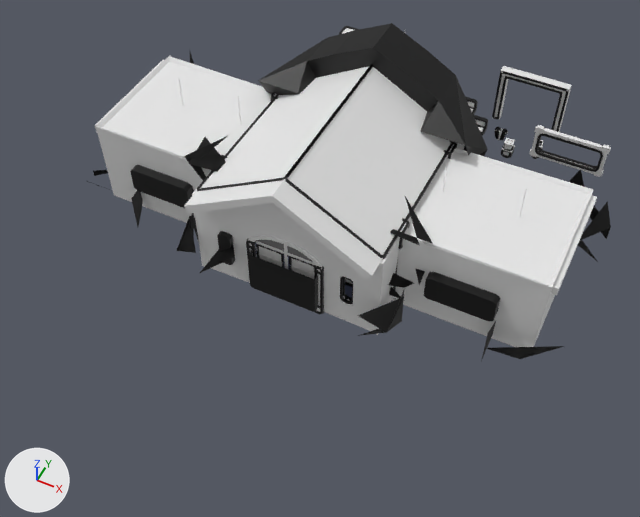
The Blender file blendFiles/misc.blend as it was, and as the next commit left it.
One viewpoint serves both versions: a 50 mm lens placed at (58.7, -126.0, 142.4), pointed at (2.4, -13.4, 1.6). Arrows for +X, +Y and +Z are at lower left; the lights stay in place.

The older version as bpy lines, for what is in view:
```python
me_cube_023 = bpy.data.meshes.new('Cube.023')
me_cube_023.from_pydata(...)  # 138 vertices, 124 faces; spans x -8.3..0.0, y -0.7..1.3, z -1.6..16.2
# faces by material slot: [96, 6, 22]
me_cube_023.materials.append(mat_material)  # white #e7e7e7
me_cube_023.materials.append(mat_material2)  # grey #757575
me_cube_023.materials.append(mat_material3)  # blue #616988
me_cube_038 = bpy.data.meshes.new('Cube.038')
me_cube_038.from_pydata(...)  # 18 vertices, 13 faces; spans x 0.0..51.3, y -22.8..20.5, z 4.4..19.0
me_cube_038.materials.append(mat_outline)  # black #000000
me_cube_046 = bpy.data.meshes.new('Cube.046')
me_cube_046.from_pydata(...)  # 48 vertices, 3 faces, 42 loose edges; spans x 0.0..8.44, y -1.75..0.27, z -3.86..10.69
me_cube_046.materials.append(mat_outline)  # black #000000
ob_big_door_frame = bpy.data.objects.new('big door frame', me_cube_023)
ob_big_door_frame.location = (0.0, -23.6, 0.0)
_m = ob_big_door_frame.modifiers.new('Mirror', 'MIRROR')
_m.use_clip = True
ob_outline_031 = bpy.data.objects.new('outline.031', me_cube_038)
ob_outline_031.parent = ob_roof
ob_outline_031.matrix_parent_inverse = Matrix(((1.0, 0.0, 0.0, 0.0), (0.0, 1.0, 0.0, 0.0), (0.0, 0.0, 1.0, -12.42), (0.0, 0.0, 0.0, 1.0)))
ob_outline_031.location = (0.0, 0.0, 12.42)
_m = ob_outline_031.modifiers.new('Skin', 'SKIN')
_m = ob_outline_031.modifiers.new('Mirror', 'MIRROR')
_m.use_clip = True
ob_outline_036 = bpy.data.objects.new('outline.036', me_cube_046)
ob_outline_036.parent = ob_maindoorframe_001
ob_outline_036.matrix_parent_inverse = Matrix(((1.0, 0.0, 0.0, -27.28), (0.0, 1.0, 0.0, -52.46), (0.0, 0.0, 1.0, -2.857), (0.0, 0.0, 0.0, 1.0)))
ob_outline_036.location = (27.28, 52.46, 2.857)
_m = ob_outline_036.modifiers.new('Skin', 'SKIN')
_m = ob_outline_036.modifiers.new('Mirror', 'MIRROR')
_m.use_clip = True
# also in view: 'structure' at (0.0, -0.8, 14.5); 'window1.001' at (41.3, 33.9, 10.0); 'roof' at (0.0, -1.1, 24.1); 'outline.024' at (0.0, -0.6, 15.6); 'mainDoorFrame.001' at (27.3, 51.7, 6.3)
```
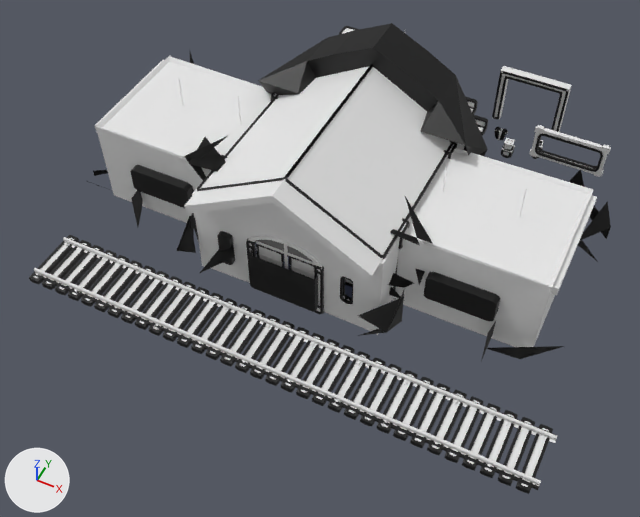
Boxes [x1, y1, x2, y2] around the edits, measured in the pictures (640 x 517 px):
'outline.046', added (black): after [29, 235, 553, 494]
'ties', added: after [33, 238, 549, 487]
'rails', added: after [34, 237, 558, 486]
'outline.047', added: after [33, 238, 558, 490]

What the commit changed:
Mesh me_cube_060 is new.
It has 56 vertices, 8 faces, 25 loose edges and spans x 0.05..10.05, y 3.9..6.01, z 0.2..1.61.
It uses material mat_outline (black #000000).
Mesh me_cube_058 is new.
It has 56 vertices, 50 faces and spans x 0.05..10.05, y 3.9..6.01, z 0.2..1.61.
Mesh me_cube_028 is new.
It has 20 vertices, 17 faces and spans x 0.01..2.01, y 0.0..6.75, z -0.33..0.33.
Mesh me_cube_059 is new.
It has 20 vertices, 13 faces and spans x 0.01..2.01, y 0.0..6.75, z -0.33..0.33.
It uses material mat_outline (black #000000).
Object 'outline.047' (ob_outline_047) is new; it shows me_cube_060.
Its parent is ob_rails.
Its matrix parent inverse is Matrix(((1.0, 0.0, 0.0, 50.09), (0.0, 1.0, 0.0, 37.76), (0.0, 0.0, 1.0, 0.0), (0.0, 0.0, 0.0, 1.0))).
Its location is (-50.09, -37.76, 0.0).
It gains a SKIN modifier named 'Skin'.
It gains a ARRAY modifier named 'Array'.
Modifier setting: count = 11.
Modifier setting: use_constant_offset = True.
Modifier setting: constant_offset_displace = (10.0, 0.0, 0.0).
Modifier setting: use_relative_offset = False.
Modifier setting: relative_offset_displace = (4.0, 0.0, 0.0).
Modifier setting: use_merge_vertices = True.
It gains a MIRROR modifier named 'Mirror'.
Modifier setting: use_axis = (False, True, False).
Modifier setting: use_clip = True.
Object 'rails' (ob_rails) is new; it shows me_cube_058.
Its parent is ob_ties.
Its matrix parent inverse is Matrix(((1.0, 0.0, 0.0, 50.09), (0.0, 1.0, 0.0, 37.76), (0.0, 0.0, 1.0, 0.0), (0.0, 0.0, 0.0, 1.0))).
Its location is (-50.09, -37.76, 0.0).
It gains a ARRAY modifier named 'Array'.
Modifier setting: count = 11.
Modifier setting: use_constant_offset = True.
Modifier setting: constant_offset_displace = (10.0, 0.0, 0.0).
Modifier setting: use_relative_offset = False.
Modifier setting: relative_offset_displace = (4.0, 0.0, 0.0).
Modifier setting: use_merge_vertices = True.
It gains a MIRROR modifier named 'Mirror'.
Modifier setting: use_axis = (False, True, False).
Modifier setting: use_clip = True.
Object 'ties' (ob_ties) is new; it shows me_cube_028.
Its location is (-50.1, -37.8, 0.0).
It gains a MIRROR modifier named 'Mirror'.
Modifier setting: use_axis = (False, True, False).
Modifier setting: use_clip = True.
It gains a ARRAY modifier named 'Array'.
Modifier setting: count = 33.
Modifier setting: use_constant_offset = True.
Modifier setting: constant_offset_displace = (3.333, 0.0, 0.0).
Modifier setting: use_relative_offset = False.
Modifier setting: relative_offset_displace = (4.0, 0.0, 0.0).
Object 'outline.046' (ob_outline_046) is new; it shows me_cube_059.
Its parent is ob_ties.
Its matrix parent inverse is Matrix(((1.0, 0.0, 0.0, 50.09), (0.0, 1.0, 0.0, 37.76), (0.0, 0.0, 1.0, 0.0), (0.0, 0.0, 0.0, 1.0))).
Its location is (-50.09, -37.76, 0.0).
It gains a SKIN modifier named 'Skin'.
It gains a MIRROR modifier named 'Mirror'.
Modifier setting: use_axis = (False, True, False).
Modifier setting: use_clip = True.
It gains a ARRAY modifier named 'Array'.
Modifier setting: count = 33.
Modifier setting: use_constant_offset = True.
Modifier setting: constant_offset_displace = (3.333, 0.0, 0.0).
Modifier setting: use_relative_offset = False.
Modifier setting: relative_offset_displace = (4.0, 0.0, 0.0).
